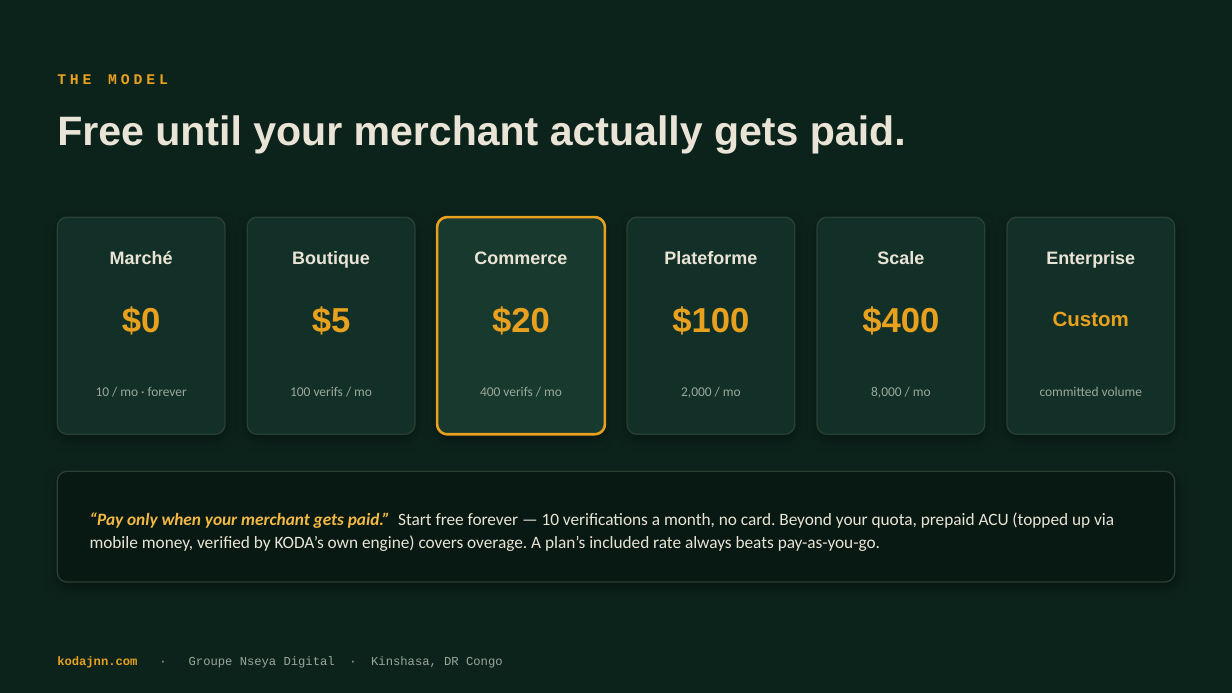
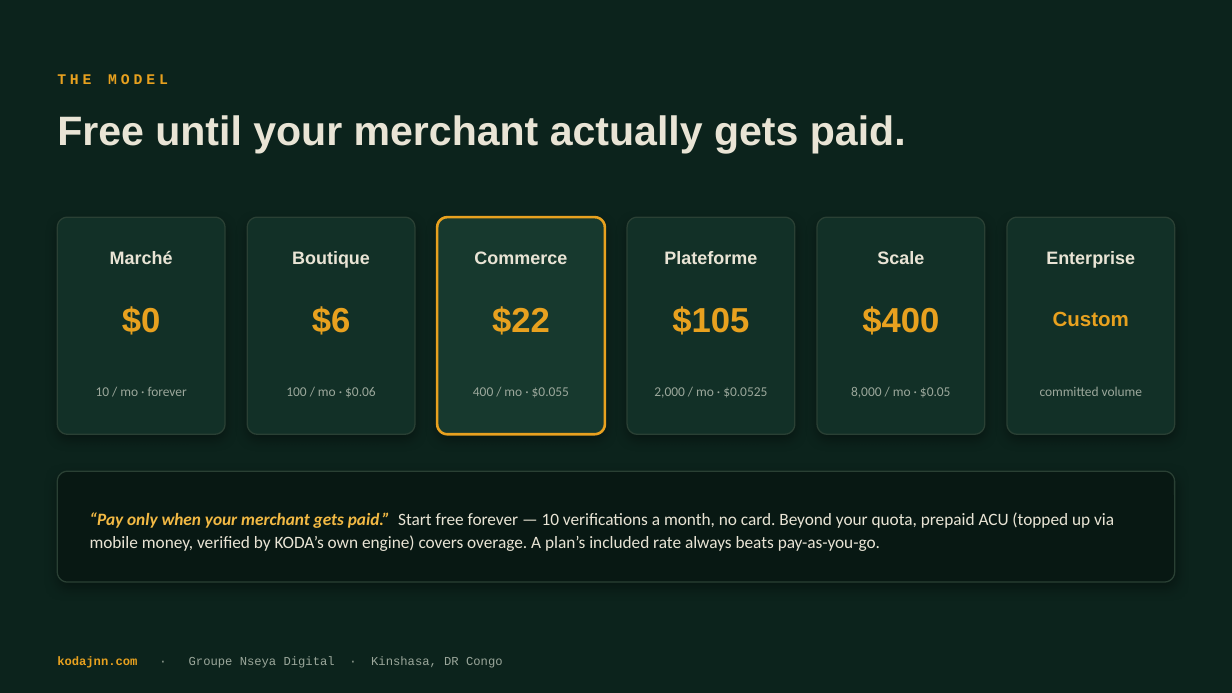
Before and after one commit to jnnseya-cpu/KODA, a slide deck: slide 11 of brand/KODA-sales-deck.pptx. Drawn at 1232x693 pixels with LibreOffice and Linux fonts; fonts in the diff are those of the drawing. Boxes give left, top, right and bottom in pixels: in the first picture for what was removed or moved away, otherwise in the second. Text is boxed around its words. In the diff, an @@ line names an element or a change of style, - is before the commit and + after.

```diff
--- a/brand/KODA-sales-deck.pptx
+++ b/brand/KODA-sales-deck.pptx
@@ text at [312,306,351,335]: text changed @@
-$5
+$6
@@ text at [492,306,550,335]: text changed @@
-$20
+$22
@@ text at [672,306,749,335]: text changed @@
-$100
+$105
@@ text at [286,387,376,397]: text changed @@
-100 verifs / mo
+100 / mo · $0.06
@@ text at [473,387,569,398]: text changed @@
-400 verifs / mo
+400 / mo · $0.055
@@ text at [654,387,767,398]: text changed @@
-2,000 / mo
+2,000 / mo · $0.0525
@@ text at [851,387,951,397]: text changed @@
-8,000 / mo
+8,000 / mo · $0.05
```
Also in this commit, not shown: 17 other files.
